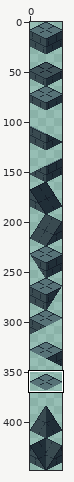
Pixel-art file: assets/img/settlements/tileset_buildings.aseprite. Above: a wide view before the commit, with the close-up outlined.
Close-up. Before:
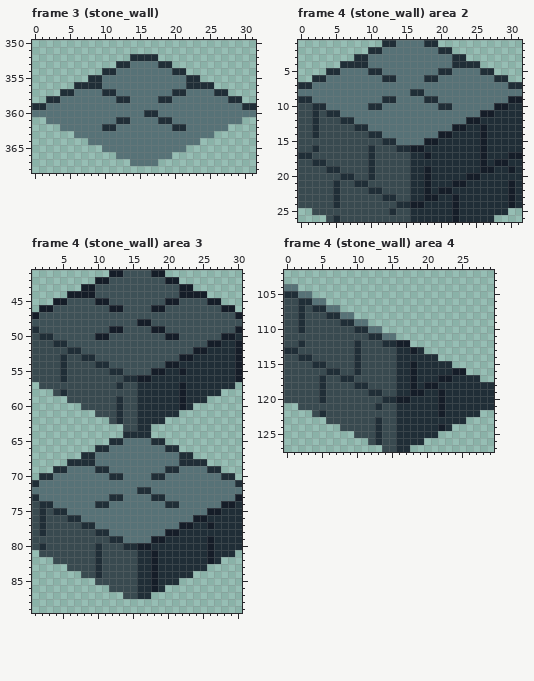
32x448 pixels, 8 frames. Colours within 5 levels of each other are drawn and written as one. Shown: frame 3 (stone_wall): x 0..31, y 350..368; frame 4 (stone_wall) area 2: x 0..31, y 1..26; frame 4 (stone_wall) area 3: x 1..30, y 41..89; frame 4 (stone_wall) area 4: x 0..29, y 102..127. The commit also changed other frames or places, which this record leaves out.
After:
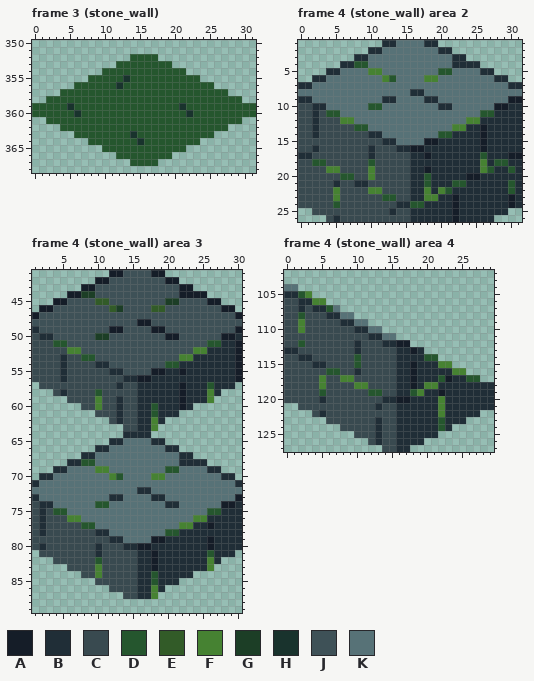
Palette (. is transparent): A #151d28  B #202e37  C #394a50  D #25562e  E #325b28  F #468232  G #1c3e26  H #19332d  J #3e5157  K #577277
The exact change:
layer "Extras" now shown
Changed rows in their new state; - is an unchanged pixel.
Frame 3 (stone_wall), layer "Extras":
first column x 0:
352 --------------DDDD--------------
353 ------------DDDDDDDD------------
354 ----------DDDDDDDDDDDD----------
355 --------DDDDDHDDDDDDDDDD--------
356 ------DDDDDDHDDDDDDDDDDDDD------
357 ----DDDDDDDDDDDDDDDDDDDDDDDD----
358 --DDDDDDDDDDDDDDDDDDDDDDDDDDDD--
359 DDDDDHDDDDDDDDDDDDDDDHDDDDDDDDDD
360 DDDDDDHDDDDDDDDDDDDDDDHDDDDDDDDD
361 --DDDDDDDDDDDDDDDDDDDDDDDDDDDD--
362 ----DDDDDDDDDDDDDDDDDDDDDDDD----
363 ------DDDDDDDDHDDDDDDDDDDD------
364 --------DDDDDDDHDDDDDDDD--------
365 ----------DDDDDDDDDDDD----------
366 ------------DDDDDDDD------------
367 --------------DDDD--------------
Frame 4 (stone_wall) area 2, layer "Extras":
first column x 8:
 4 DD------------
 5 --FF--------DD
 6 ----FD----FF--
first column x 2:
10 --------DD-------------------
11 --DD--------------------DD---
12 ----FF----------------FF-----
13 ------DD------------FF-------
14 ------------------DD---------
17 ------------------------D----
18 DD------D---------------F-DD-
19 --FF----F---------------FD--D
20 ----DD--F-------D------------
21 ----------------D---DD------D
22 ---F----FF------F-FD--------D
23 ---F------DD----FF-----------
24 ---D----------DD-------------
Frame 4 (stone_wall) area 3, layer "Extras":
first column x 8:
44 GG------------
45 --EE--------GG
46 ----EG----EE--
first column x 4:
50 ------GG----------------
51 DD--------------------DD
52 --FF----------------FF--
53 ----DD------------FF----
54 ----------------DD------
57 ----------------------D-
58 ------D---------------F-
59 ------F---------------F-
60 ------F-------D---------
61 --------------D---------
62 --------------F---------
63 --------------F---------
first column x 8:
68 DD------------
69 --FF--------DD
70 ----FD----FF--
first column x 4:
74 ------DD----------------
75 DD--------------------DD
76 --FF----------------FF--
77 ----DD------------FF----
78 ----------------DD------
81 ----------------------D-
82 ------D---------------F-
83 ------F---------------F-
84 ------F-------D---------
85 --------------D---------
86 --------------F---------
87 --------------F---------
Frame 4 (stone_wall) area 4, layer "Extras":
first column x 2:
105 DF------------------------
106 --FF----------------------
107 ----D---------------------
108 D-------------------------
109 F-------------------------
110 F-------------------------
112 D-------------------------
114 --------D---------DD------
115 --------D-----------FF----
116 ----DD----------------FF--
117 ---F--FF------------D---DD
118 ---F----FF--------FF------
119 ---D------DD----DF--------
120 --------------------F-----
121 --------------------F-----
122 --------------------F-----
123 --------------------D-----
124 --------------------D-----
